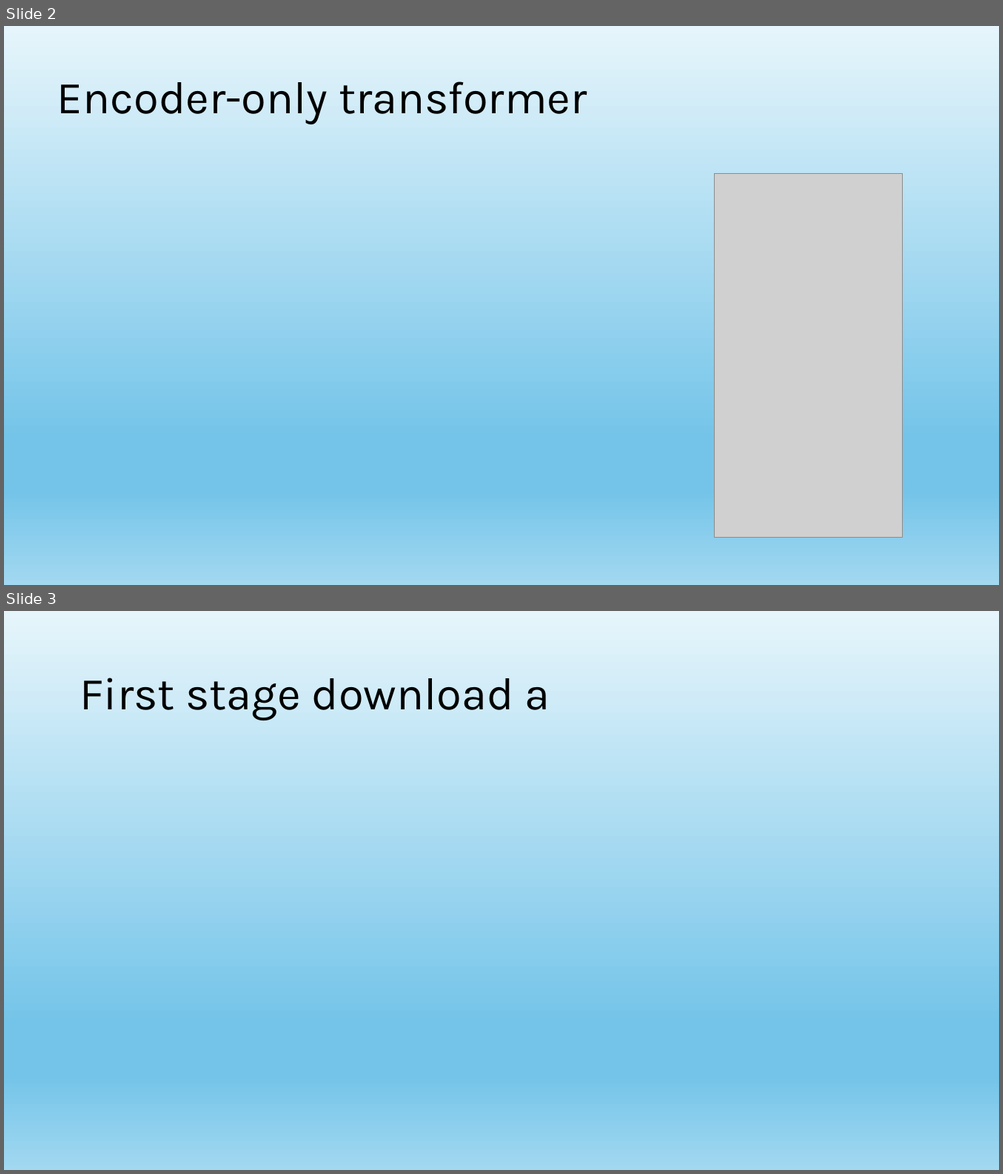
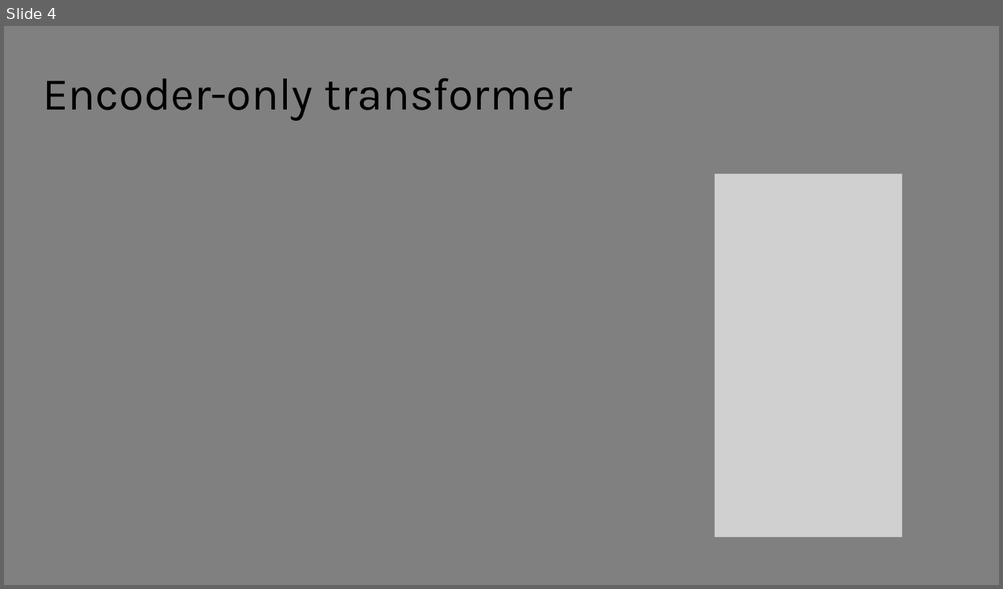
Before and after one commit to shohame/CVPR-2026, a slide deck: Docs/Semantic Search Engine for CVPR 2026 Academic Literature.pptx. Shown one above the other, each under a label of ours: slides 2 and 3 before the commit, slide 4 after it. The pictures are 1003x1174 and 1003x589 pixels, drawn with LibreOffice and Linux fonts; fonts in the diff are those of the drawing; grey boxes stand for pictures. Boxes give left, top, right and bottom in pixels: in the first picture for what was removed or moved away, otherwise in the second. Text is boxed around its words. In the diff, an @@ line names an element or a change of style, - is before the commit and + after.

Commit message:
Add scripts for downloading models and exporting conference papers to CSV

```diff
--- a/Docs/Semantic Search Engine for CVPR 2026 Academic Literature.pptx
+++ b/Docs/Semantic Search Engine for CVPR 2026 Academic Literature.pptx
@@ slide 3 removed at <box>4,611,999,1170</box>, background gradient #E6F5FB to #74C4E9 to #A2D8F0 @@
@@ title removed at <box>79,678,549,721</box> @@
-First stage download a
@@ what was slide 2 is now slide 4 @@
@@ slide 4 changed as well @@
@@ background gradient #E6F5FB to #74C4E9 to #A2D8F0 to #808080 @@
@@ title "Encoder-only transformer": place and size @@
-title "Encoder-only transformer" at <box>57,82,586,124</box>
+title "Encoder-only transformer" at <box>42,78,572,121</box>
```
Also in this commit, not shown: 2 other slides changed, 3 slides added, 2 other slides removed, 9 other files.
